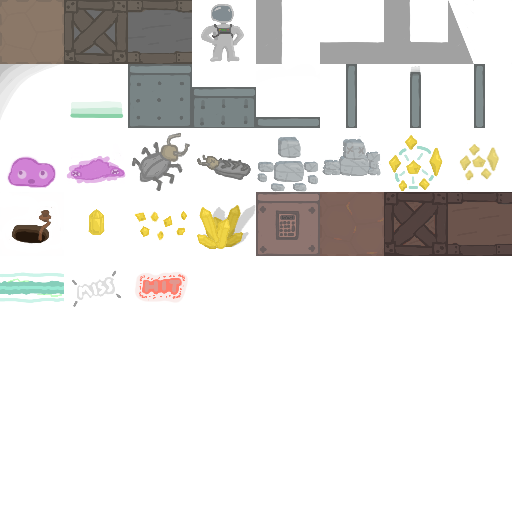
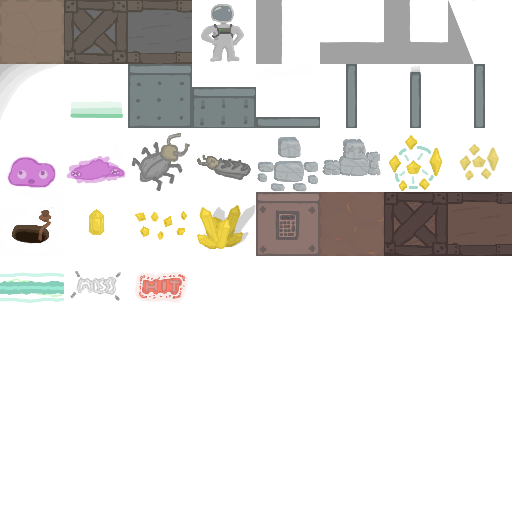
Layered file, before and after one edit (512px x 512px). Changes by layer:
added layer "Hit Fx Outlines" (19%) above "Base Tiles" over [70, 270, 185, 307]
painted on "Base Tiles" over [70, 270, 185, 307]
